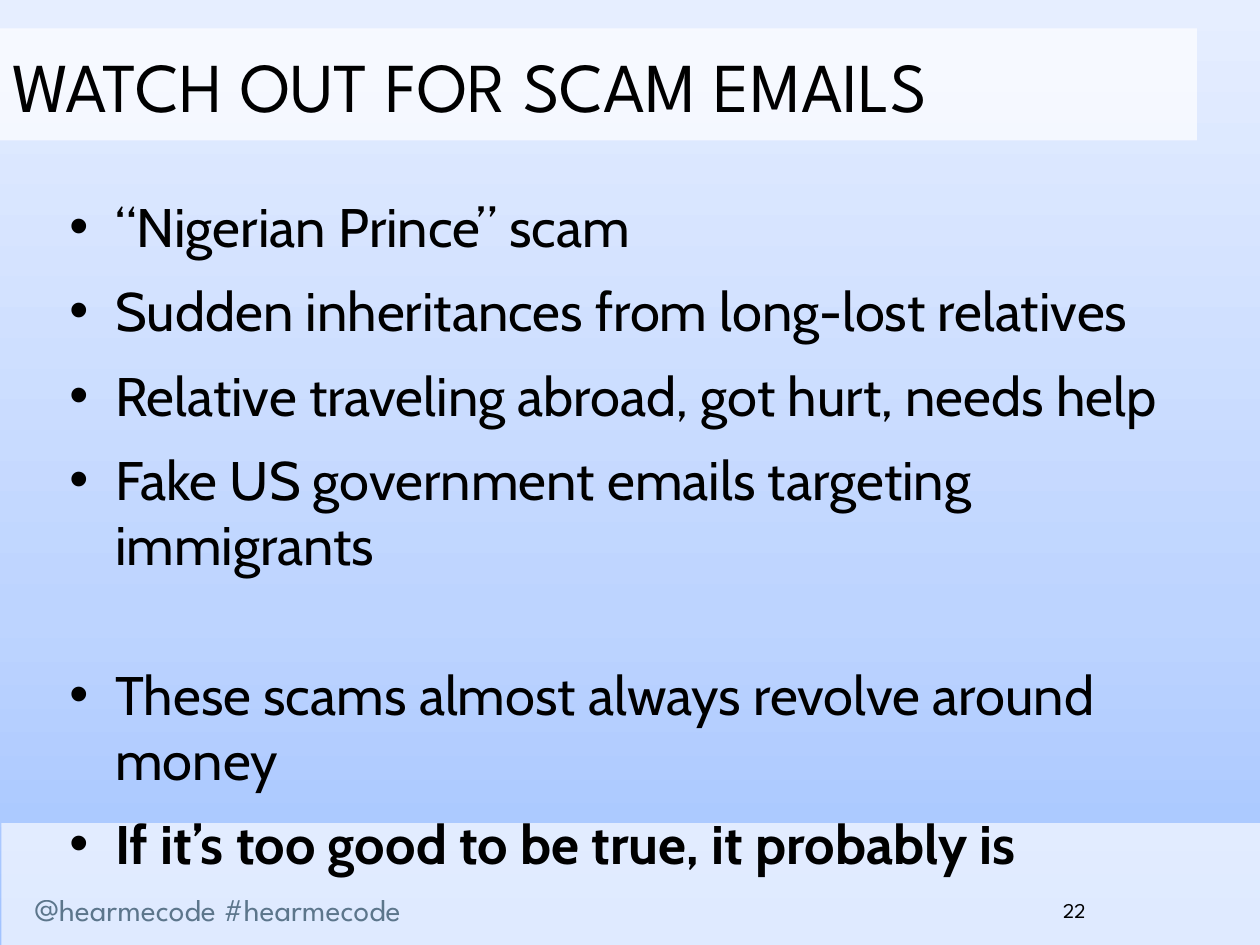
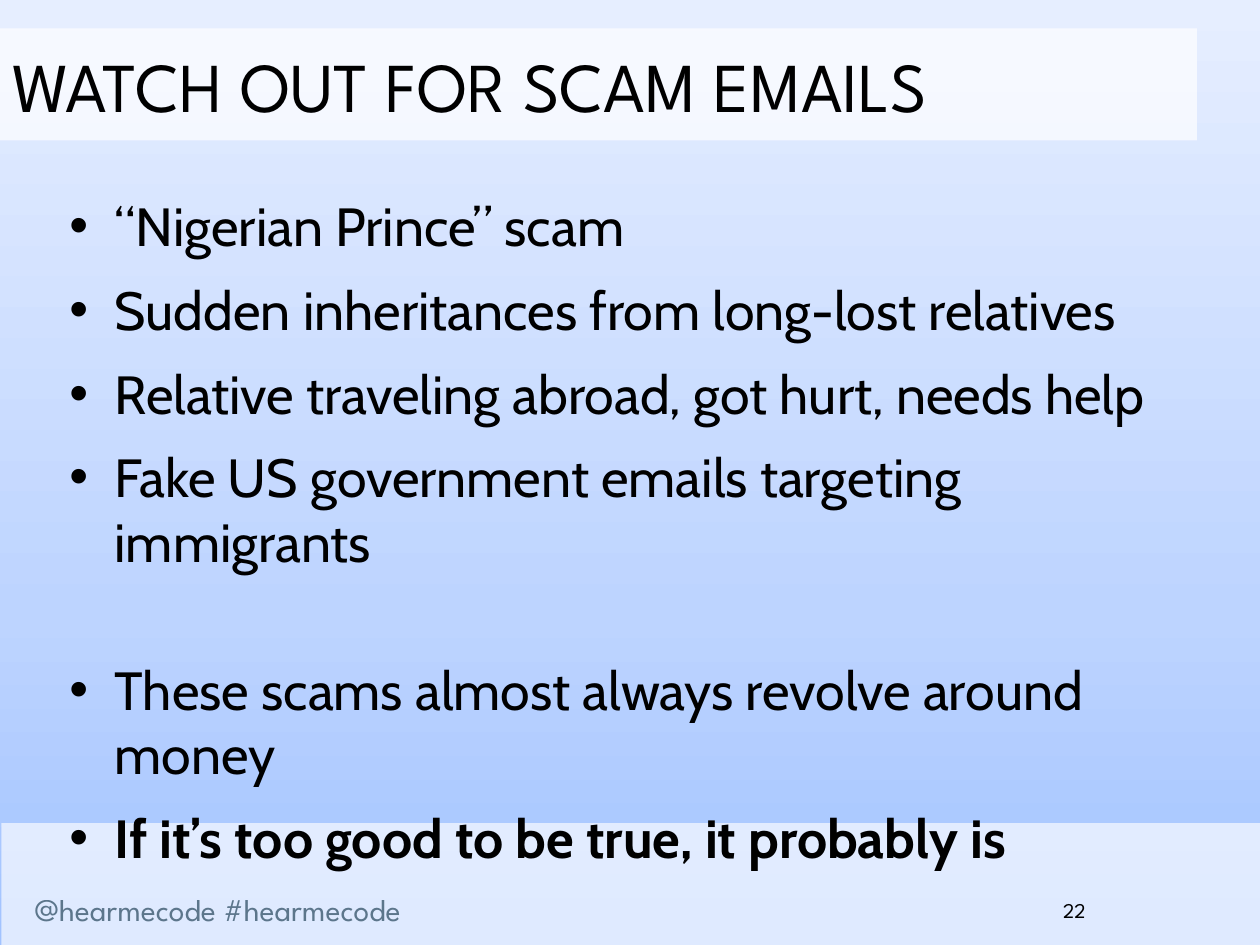
Before and after one commit to hearmecode/slides, a slide deck: slide 22 of Security is for Everyone/Part One/Hear Me Code - Security is for Everyone - Part One.pptx. Drawn at 1260x945 pixels with LibreOffice and Linux fonts; fonts in the diff are those of the drawing; background and template pictures are left out. Boxes give left, top, right and bottom in pixels: in the first picture for what was removed or moved away, otherwise in the second. Text is boxed around its words. In the diff, an @@ line names an element or a change of style, - is before the commit and + after.

```diff
--- a/Security is for Everyone/Part One/Hear Me Code - Security is for Everyone - Part One.pptx
+++ b/Security is for Everyone/Part One/Hear Me Code - Security is for Everyone - Part One.pptx
@@ text "“Nigerian Prince” scam" at box(115, 205, 1144, 870): size 31 to 30.7 pt @@
```
Also in this commit, not shown: 2 other slides changed, 5 slides added, 2 other files.
